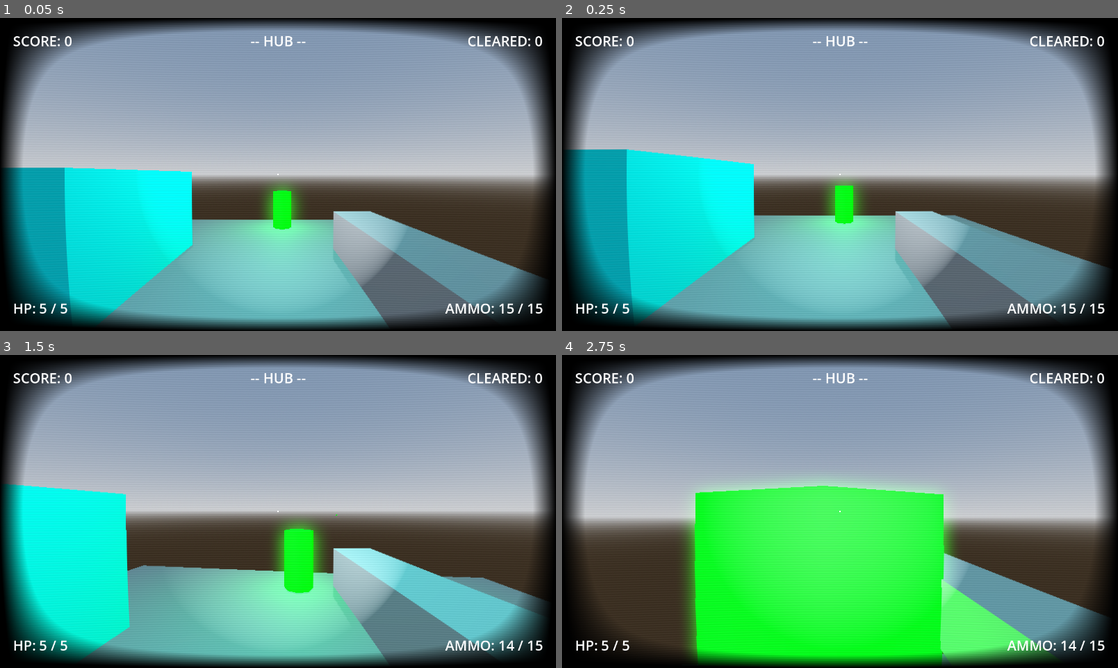
Above: before the commit, frames 1-4 (two rows, left to right).
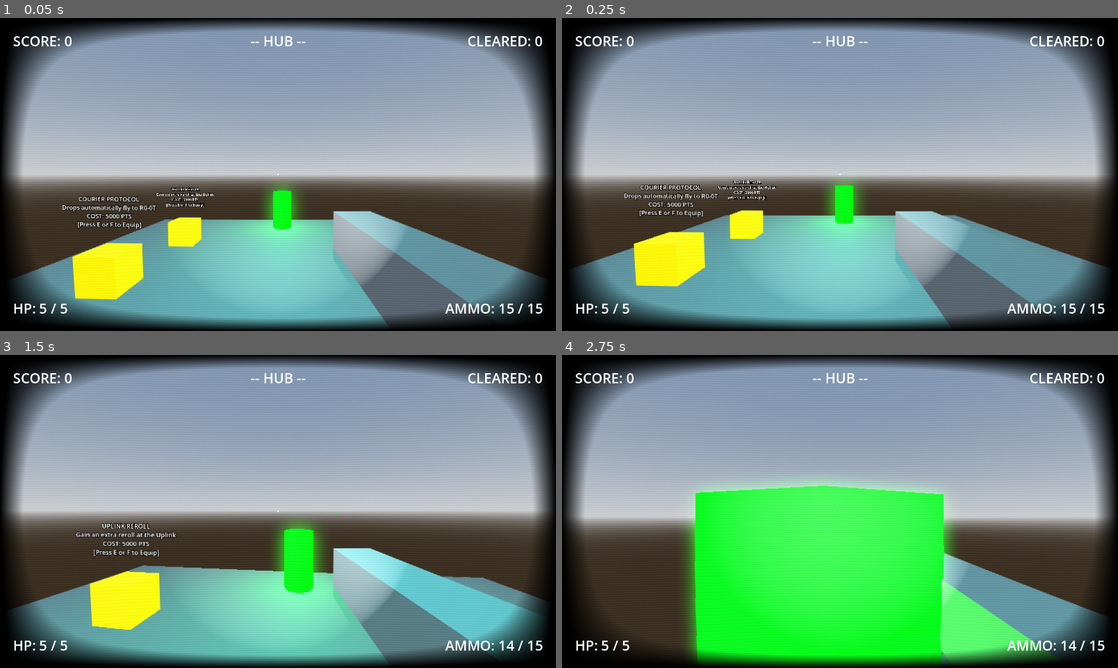
Above: after the commit, the same moments.

Repository: EnderiousGaming/R0-0TRoguelike
Game: Godot game, scene res://scenes/shop.tscn
The game is run twice, just before and just after one commit, with the same random seed, the same clock (stepped at 60 frames per second) and the same inputs. This scene is started directly instead of the project's main scene.
Inputs (mouse positions are in pixels of both pictures, inside the frame that each line leads up to):
- Up to frame 1 (0.05 s): no input
- Up to frame 2 (0.25 s): no input
- Up to frame 3 (1.5 s): move the mouse to (305, 511) at 0.52 s; hold W (move_forward) from 0.53 s (still down); tap E (interact) at 0.6 s; click (305, 511) at 0.67 s; tap Space (jump) at 0.77 s; move the mouse to (250, 511) at 1.27 s; right-click (250, 511) at 1.35 s
- Up to frame 4 (2.75 s): keep holding W (move_forward); tap Space (jump) at 1.52 s; tap E (interact) at 1.55, 2.1 s; move the mouse to (851, 505) at 2.02 s

The runs differ from the first frame. In frame 1, 14% of the frame differs, in the area x 0-39%, y 47-98%; in frame 2, 15%, in the area x 0-39%, y 41-97%; in frame 3, 12%; in frame 4, nothing differs.

Commit message:
Reworked shop

Diff:
--- a/scenes/shop.tscn
+++ b/scenes/shop.tscn
@@ -1,10 +1,10 @@
 [gd_scene format=3 uid="uid://dddip74m6j6jd"]
 
 [ext_resource type="PackedScene" uid="uid://il4prkm7s6oo" path="res://scenes/portal.tscn" id="1_lx5au"]
-[ext_resource type="Script" uid="uid://jhndxft4ymk8" path="res://scripts/shop_trigger.gd" id="2_1l46r"]
 [ext_resource type="PackedScene" uid="uid://cifrqihdec76w" path="res://scenes/shop_menu.tscn" id="3_032fp"]
 [ext_resource type="PackedScene" uid="uid://bjifcg4kkf0n6" path="res://scenes/player.tscn" id="4_032fp"]
 [ext_resource type="Script" uid="uid://c3bm74y8trnbx" path="res://scripts/shop_void.gd" id="5_2fc2m"]
+[ext_resource type="PackedScene" uid="uid://1lg3nxbc44s" path="res://scenes/upgrade_pickup.tscn" id="6_8r1wq"]
 
 [sub_resource type="ProceduralSkyMaterial" id="ProceduralSkyMaterial_032fp"]
 sky_horizon_color = Color(0.66224277, 0.6717428, 0.6867428, 1)
@@ -19,11 +19,6 @@
 tonemap_mode = 2
 glow_enabled = true
 
-[sub_resource type="StandardMaterial3D" id="StandardMaterial3D_lx5au"]
-albedo_color = Color(0, 1, 1, 1)
-
-[sub_resource type="BoxShape3D" id="BoxShape3D_lx5au"]
-
 [sub_resource type="BoxShape3D" id="BoxShape3D_8r1wq"]
 
 [node name="Shop" type="Node3D" unique_id=634555919]
@@ -31,7 +26,7 @@
 [node name="WorldEnvironment" type="WorldEnvironment" parent="." unique_id=748138808]
 environment = SubResource("Environment_8r1wq")
 
-[node name="CSGBox3D" type="CSGBox3D" parent="." unique_id=1801762407]
+[node name="Floor" type="CSGBox3D" parent="." unique_id=1801762407]
 use_collision = true
 size = Vector3(15, 1, 15)
 
@@ -43,19 +38,6 @@
 
 [node name="Portal" parent="." unique_id=1907718005 instance=ExtResource("1_lx5au")]
 transform = Transform3D(1, 0, 0, 0, 1, 0, 0, 0, 1, 0.19231176, 1.539227, -5.5735116)
-
-[node name="CSGBox3D2" type="CSGBox3D" parent="." unique_id=1983521935]
-transform = Transform3D(1, 0, 0, 0, 1, 0, 0, 0, 1, -4.3179398, 2.1010814, 0)
-size = Vector3(1.5, 3, 5)
-material = SubResource("StandardMaterial3D_lx5au")
-
-[node name="ShopTrigger" type="Area3D" parent="." unique_id=1676046672]
-collision_mask = 3
-script = ExtResource("2_1l46r")
-
-[node name="CollisionShape3D" type="CollisionShape3D" parent="ShopTrigger" unique_id=2093674783]
-transform = Transform3D(0.63593173, 0, 0, 0, 3.1571374, 0, 0, 0, 4.867738, -3.228, 2.1, 0)
-shape = SubResource("BoxShape3D_lx5au")
 
 [node name="ShopMenu" parent="." unique_id=258848137 instance=ExtResource("3_032fp")]
 visible = false
@@ -76,5 +58,22 @@
 transform = Transform3D(1000, 0, 0, 0, 1, 0, 0, 0, 1000, 0, 0, 0)
 shape = SubResource("BoxShape3D_8r1wq")
 
-[connection signal="body_entered" from="ShopTrigger" to="ShopTrigger" method="_on_body_entered"]
+[node name="UpgradePickup" parent="." unique_id=54518159 instance=ExtResource("6_8r1wq")]
+transform = Transform3D(1, 0, 0, 0, 1, 0, 0, 0, 1, -4.733388, 0.99999905, 3.71837)
+starting_upgrade_id = 21
+cost = 5000
+is_shop_item = true
+
+[node name="UpgradePickup2" parent="." unique_id=1058480520 instance=ExtResource("6_8r1wq")]
+transform = Transform3D(1, 0, 0, 0, 1, 0, 0, 0, 1, -4.45689, 1, 0.55188656)
+starting_upgrade_id = 22
+cost = 5000
+is_shop_item = true
+
+[node name="UpgradePickup3" parent="." unique_id=1349161511 instance=ExtResource("6_8r1wq")]
+transform = Transform3D(1, 0, 0, 0, 1, 0, 0, 0, 1, -4.097293, 1, -3.0383148)
+starting_upgrade_id = 23
+cost = 5000
+is_shop_item = true
+
 [connection signal="body_entered" from="ShopVoid" to="ShopVoid" method="_on_body_entered"]
--- a/scripts/upgrade_pickup.gd
+++ b/scripts/upgrade_pickup.gd
@@ -4,11 +4,15 @@
 # VARIABLES & REFERENCES
 # ==========================================
 
+# Export variables allow you to configure shop items directly in the Inspector!
+@export var starting_upgrade_id: int = 1
+@export var cost: int = 0 # 0 for Uplink, 5000 for Shop
+@export var is_shop_item: bool = false # Prevents deleting the whole shop when one is bought
+
 @onready var label = $Label3D
 var my_upgrade_id = 1
-var player_in_range = false # Tracks if R0-0T is standing close enough
+var player_in_range = false
 
-# Dictionary for upgrade text descriptions
 var upgrade_texts = {
 	1: "HEAVY BARREL\n+Damage, -Fire Rate",
 	2: "FRICTIONLESS COATING\n+Speed, Ice Physics",
@@ -29,7 +33,12 @@
 	17: "KINETIC PLATING\n+2 Max Health",
 	18: "SCATTER SHOT\nFires an extra projectile per trigger pull in a wide spread.",
 	19: "RICOCHET\nProjectiles violently bounce off walls and floors.",
-	20: "SEISMIC SLAM\nStriking the terrain with the sword creates a massive damaging shockwave."
+	20: "SEISMIC SLAM\nStriking the terrain with the sword creates a massive damaging shockwave.",
+
+	# --- NEW PREMIUM SHOP UPGRADES ---
+	21: "HAZARD OVERRIDE\nCorrupted Domain heals instead of hurts",
+	22: "COURIER PROTOCOL\nDrops automatically fly to R0-0T",
+	23: "UPLINK REROLL\nGain an extra reroll at the Uplink"
 }
 
 # ==========================================
@@ -37,29 +46,48 @@
 # ==========================================
 
 func _ready():
-	pass
+	# Automatically set up the item if it was manually placed in the Shop scene
+	setup(starting_upgrade_id, cost, is_shop_item)
 
-func setup(id: int):
+func setup(id: int, item_cost: int = 0, is_shop: bool = false):
 	my_upgrade_id = id
-	# Add a helpful prompt so the player knows what buttons to press!
-	label.text = upgrade_texts[my_upgrade_id] + "\n\n[Press E or F to Equip]"
+	cost = item_cost
+	is_shop_item = is_shop
+
+	var price_text = "\nFREE"
+	if cost > 0:
+		price_text = "\nCOST: " + str(cost) + " PTS"
+
+	# Combine the description, the price, and the interact prompt
+	label.text = upgrade_texts[my_upgrade_id] + price_text + "\n\n[Press E or F to Equip]"
 
 # ==========================================
 # INTERACTION LOGIC
 # ==========================================
 
 func _process(_delta):
-	# NEW: Check if the player is in range AND just pressed the interact button
 	if player_in_range and Input.is_action_just_pressed("interact"):
-		print("SYSTEM: Upgrade ", my_upgrade_id, " acquired.")
-		RunManager.apply_upgrade(my_upgrade_id)
-		get_tree().call_group("upgrades", "queue_free")
+		# 1. Check the wallet
+		if RunManager.score >= cost:
+			print("SYSTEM: Transaction approved. Upgrade ", my_upgrade_id, " acquired.")
+
+			# 2. Charge the player and apply the upgrade
+			RunManager.score -= cost
+			RunManager.apply_upgrade(my_upgrade_id)
+
+			# 3. Clean up the geometry
+			if is_shop_item:
+				queue_free() # Only destroy this specific shop item
+			else:
+				get_tree().call_group("upgrades", "queue_free") # Destroy all free Uplink options
+		else:
+			print("SYSTEM: Insufficient points. Need ", cost, " PTS.")
+			# TODO: You could play a negative "buzzer" sound effect here!
 
 func _on_body_entered(body):
 	if body.is_in_group("player"):
-		player_in_range = true # R0-0T is close enough to buy it!
+		player_in_range = true
 
-# NEW: We need to know if the player walks away without grabbing it!
 func _on_body_exited(body):
 	if body.is_in_group("player"):
 		player_in_range = false
